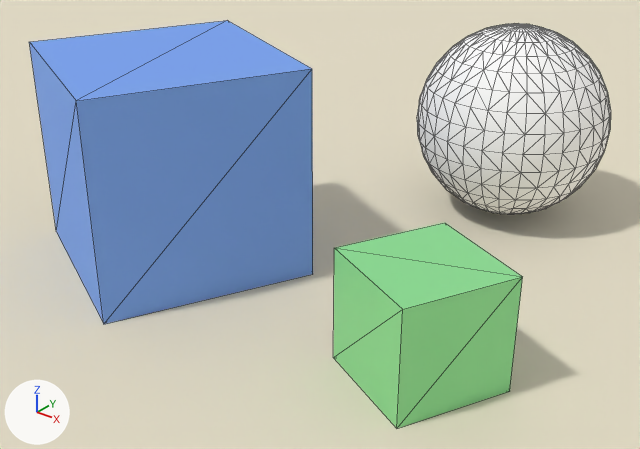
The COLLADA model RayTracer/res/testScene.dae as it was, and as the next commit left it.
Before and after are seen from a camera (50 mm lens) standing at (6.0, -3.38, 2.05) and looking at (3.56, -0.32, 0.16). The axes (+X, +Y, +Z) are drawn at lower left. The lights are the same throughout. Mesh edges are drawn as thin lines.

Script lines for the objects in view, before the commit:
```python
mat_m_sphere = principled_material('m_sphere')
mat_m_sphere.base_color = (1.0, 1.0, 1.0)  # white #ffffff
mat_m_sphere.roughness = 0.9
me_cube_002 = bpy.data.meshes.new('Cube.002')
me_cube_002.from_pydata(...)  # 8 vertices, 12 faces; spans x 4.168..4.832, y -1.207..-0.543, z 0.0..0.5
me_cube_002.materials.append(mat_m_cube_green)  # green #8de093
me_plane = bpy.data.meshes.new('Plane')
me_plane.from_pydata([(-7.9, -7.9, 0.0), (7.9, -7.9, 0.0), (-7.9, 7.9, 0.0), (7.9, 7.9, 0.0)], [], [(1, 2, 0), (1, 3, 2)])
me_plane.materials.append(mat_m_floor)  # white #e7dfc9
me_sphere = bpy.data.meshes.new('Sphere')
me_sphere.from_pydata(...)  # a UV sphere (32 segments, 16 rings, poles along z) spanning x 3.5..4.5, y 0.25..1.25, z 0.0..1.0
me_sphere.materials.append(mat_m_sphere)  # white #ffffff
ob_cube_001 = bpy.data.objects.new('Cube_001', me_cube_002)
ob_cube_001.location = (0.0, 0.0, 0.0)
ob_plane = bpy.data.objects.new('Plane', me_plane)
ob_plane.location = (0.0, 0.0, 0.0)
ob_sphere = bpy.data.objects.new('Sphere', me_sphere)
ob_sphere.location = (0.0, 0.0, 0.0)
# also in view: 'Cube' at (3.0, -0.75, 0.5)
```
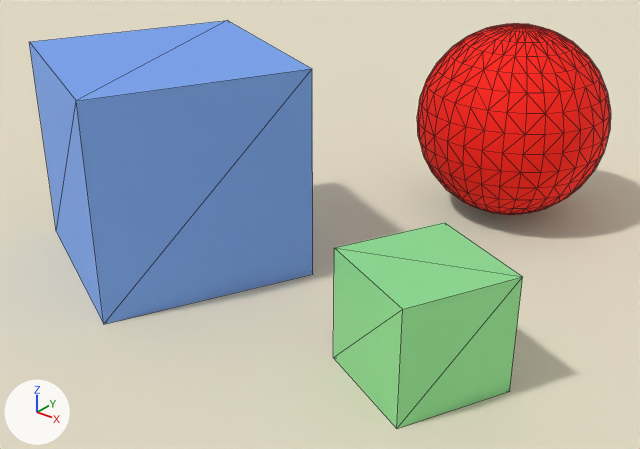
Changed parts and their boxes [x1, y1, x2, y2] in the pictures (640 x 449 px):
'Sphere', recoloured (white to red)
    both: [417, 24, 611, 215]

Edits to the bpy script that builds the scene:
```text
Change mat_m_sphere:
    mat_m_sphere.base_color: (1.0, 1.0, 1.0) -> (1.0, 0.0075, 0.0)  # white #ffffff -> red #ff1500
```
